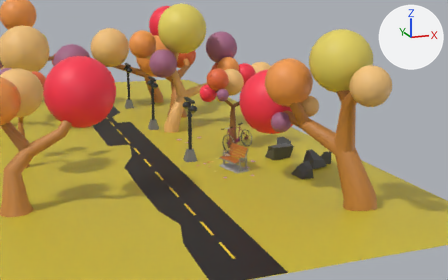
An edit to the Blender file public/scene.blend, drawn before and after from the same camera.
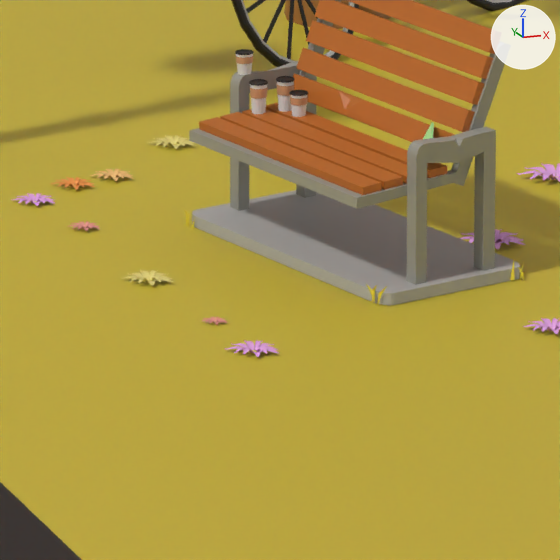
Each version appears first from a 50 mm camera at (-12.01, -65.97, 16.37) aimed at (6.94, -15.43, 2.63), and next in a close-up on the part from 45% to 57% of the width and 52% to 70% of the height. Lighting does not change. The marker at upper right points along +X, +Y and +Z. The last two pictures show the newer version.

The scene before the commit, as lines of its bpy script (objects in view):
```python
me_cube_001 = bpy.data.meshes.new('Cube.001')
me_cube_001.from_pydata(...)  # 222 vertices, 165 faces; spans x -1.13..0.95, y -1.38..1.41, z -1.08..0.91
# faces by material slot: [108, 57]
me_cube_001.materials.append(mat_bench_metal)  # grey #9a9a92
me_cube_001.materials.append(mat_bench_wood)  # orange #bf6c27
me_cube_008 = bpy.data.meshes.new('Cube.008')
me_cube_008.from_pydata([(0.022, -0.003, -0.09), (-0.06, -0.012, 0.113), (0.018, 0.01, 0.035), (-0.006, -0.007, 0.028), (0.026, 0.012, -0.085)], [], [(2, 1, 3, 4, 0)])
me_cube_008.materials.append(mat_grass_strand)  # yellow #e7d330
me_cube_009 = bpy.data.meshes.new('Cube.009')
me_cube_009.from_pydata([(-0.02, 0.001, -0.091), (0.059, 0.009, 0.113), (-0.02, -0.004, 0.035), (0.006, 0.007, 0.027), (-0.026, -0.013, -0.085)], [], [(2, 1, 3, 4, 0)])
me_cube_009.materials.append(mat_grass_strand)  # yellow #e7d330
me_cube_015 = bpy.data.meshes.new('Cube.015')
me_cube_015.from_pydata(...)  # 56 vertices, 28 faces; spans x -1.01..1.01, y -1.54..1.54, z -0.05..0.05
me_cube_015.materials.append(mat_cement_color_2)  # grey #b2b1ad
ob_blade5 = bpy.data.objects.new('blade5', me_cube_008)
ob_blade5.location = (7.341, -17.328, 0.07)
ob_blade5.rotation_euler = (0.0, 0.0, -1.067)  # degrees (0, 0, -61)
ob_blade6 = bpy.data.objects.new('blade6', me_cube_009)
ob_blade6.location = (7.392, -17.386, 0.07)
ob_blade6.rotation_euler = (0.0, 0.0, -1.067)  # degrees (0, 0, -61)
ob_cube = bpy.data.objects.new('Cube', me_cube_015)
ob_cube.location = (7.753, -15.87, 0.058)
ob_park_bench = bpy.data.objects.new('park_bench', me_cube_001)
ob_park_bench.location = (7.783, -15.88, 1.169)
# also in view: 'path' at (0.79, 0.41, 0.03); 'Plane' at (0.79, 0.46, -0.29); 'tree1R' at (10.29, -9.1, 3.18); 'Cylinder' at (10.65, -9.47, 1.23)
```
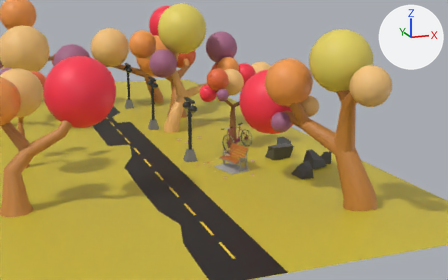
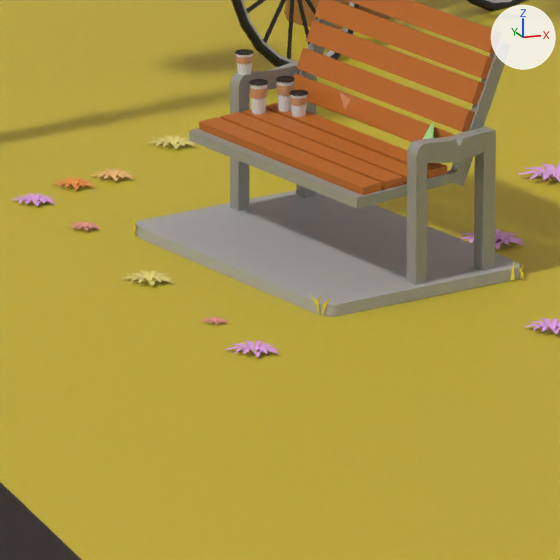
Pixel boxes [x1, y1, x2, y2] of what changed, in the close-ups (560 x 560 px):
'Cube', reshaped (17% wider, 10% taller)
    before: [192, 190, 520, 305]
    after: [136, 190, 520, 317]
'blade5', moved
    before: [367, 285, 375, 305]
    after: [311, 295, 320, 316]
'blade6', moved
    before: [377, 286, 387, 306]
    after: [322, 297, 331, 317]

Diff of the bpy script that builds the scene:
```diff
--- a/public/scene.blend.py
+++ b/public/scene.blend.py
@@ me_cube_015 @@
 # used by ob_cube; location = (7.753, -15.87, 0.058)
-me_cube_015.from_pydata(...)  # 56 vertices, 28 faces; spans x -1.01..1.01, y -1.54..1.54, z -0.05..0.05
+me_cube_015.from_pydata(...)  # 56 vertices, 28 faces; spans x -1.55..1.01, y -1.65..1.54, z -0.06..0.05
+# me_cube_015 part 1: all 28 vertices in x -1.01..-0.25, y -1.54..1.24, z -0.05..0.05 are moved by (-0.54, -0.11, -0.01)
 me_cube_015.materials.append(mat_cement_color_2)
@@ ob_blade5 @@
 ob_blade5 = bpy.data.objects.new('blade5', me_cube_008)
-ob_blade5.location = (7.341, -17.328, 0.07)
+ob_blade5.location = (6.815, -17.441, 0.07)
 ob_blade5.rotation_euler = (0.0, 0.0, -1.067)  # degrees (0, 0, -61)
@@ ob_blade6 @@
 ob_blade6 = bpy.data.objects.new('blade6', me_cube_009)
-ob_blade6.location = (7.392, -17.386, 0.07)
+ob_blade6.location = (6.866, -17.499, 0.07)
 ob_blade6.rotation_euler = (0.0, 0.0, -1.067)  # degrees (0, 0, -61)
```
